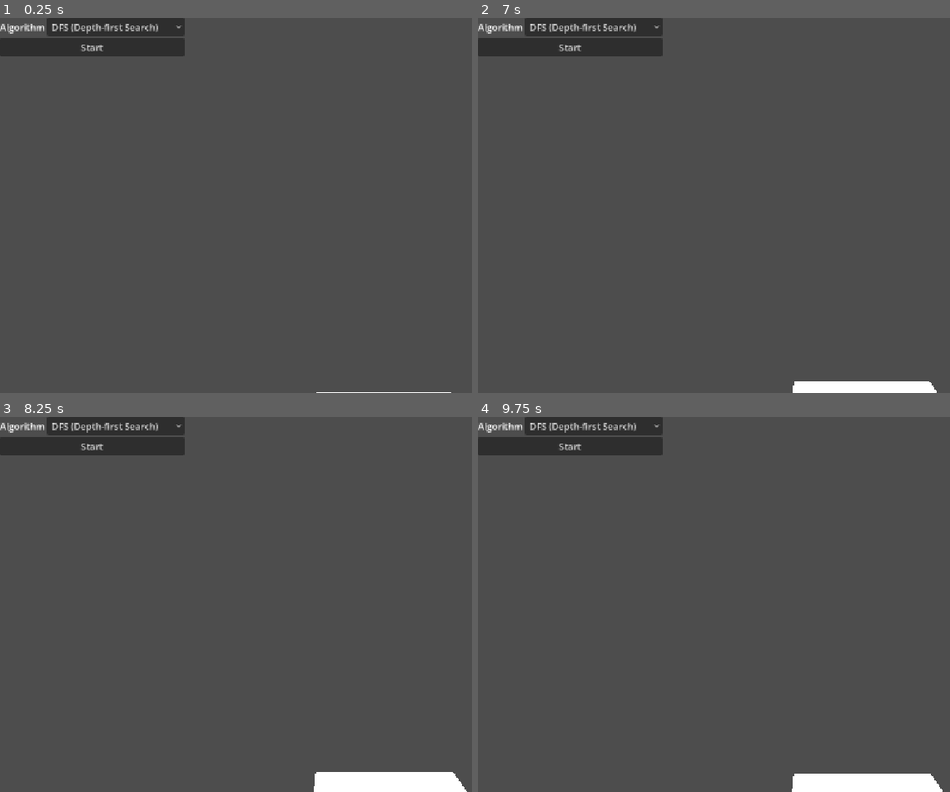
Above: before the commit, frames 1-4 (two rows, left to right).
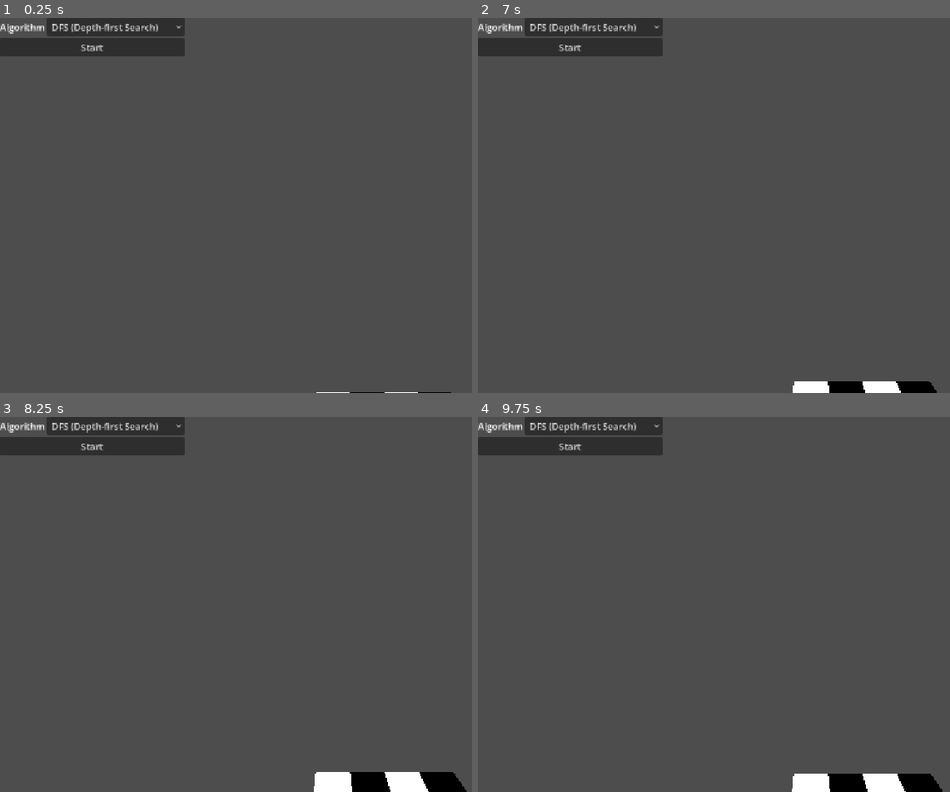
Above: after the commit, the same moments.

Repository: rubedo-red/AI-ICA
Game: Godot game, scene res://pathfinding/pathfinding.tscn
Two runs of this game, one before a commit and one after it. Both use one fixed random seed, a clock stepped at 60 frames per second and the inputs below. The project has no main scene, so this scene is started directly.
Inputs (mouse positions are in pixels of both pictures, inside the frame that each line leads up to):
- Up to frame 1 (0.25 s): no input
- Up to frame 2 (7 s): click "Start" at 0.5 s; click "Start" at 1.25 s; click "DFS (Depth-first Search)" at 2 s; click "DFS (Depth-first Search)" at 2.75 s; click "DFS (Depth-first Search)" at 3.5 s; click "Start" at 4.25 s; tap Enter at 5, 6.5 s; move the mouse to (outside the picture) at 5.02 s; hold Right mouse button (camera_player_3d_look) 5.03-5.78 s; click (outside the picture) at 5.17 s; tap Space at 5.75 s; move the mouse to (775, 205) at 5.77 s; tap S (camera_player_3d_move_backwards) at 5.85 s; click (775, 205) at 5.92 s; move the mouse to (879, 123) at 6.52 s; hold Q (camera_player_3d_move_downwards) from 6.53 s (still down); click (879, 123) at 6.67 s
- Up to frame 3 (8.25 s): move the mouse to (297, 679) at 7.27 s; release Q (camera_player_3d_move_downwards) at 7.28 s; tap W (camera_player_3d_move_forwards) at 7.35 s; click (297, 679) at 7.42 s; tap Space at 8 s; move the mouse to (outside the picture) at 8.02 s; tap A (camera_player_3d_move_leftwards) at 8.1 s; click (outside the picture) at 8.17 s
- Up to frame 4 (9.75 s): tap Enter at 8.75 s; move the mouse to (610, 548) at 8.77 s; tap D (camera_player_3d_move_rightwards) at 8.85 s; click (610, 548) at 8.92 s; tap Space at 9.5 s; move the mouse to (846, 604) at 9.52 s; hold E (camera_player_3d_move_upwards) from 9.53 s (still down); click (846, 604) at 9.67 s

The runs differ from the first frame. In frame 1, less than 0.1% of the frame differs, in the area x 74-96%, y 99-100%; in frame 2, 0.5%; in frame 3, 0.8%, in the area x 74-99%, y 94-100%; in frame 4, 0.7%.
Error after the commit: Out of bounds get index '17' (on base: 'Array[Sprite3D]') (res://pathfinding/grid.gd:67)

Commit message:
Minor edits and additions

Diff:
--- a/pathfinding/creeps/creep.gd
+++ b/pathfinding/creeps/creep.gd
@@ -1,3 +1,21 @@
 extends CharacterBody3D
 
 enum Pathfinding_Algorithm { DFS, BFS, DIJKSTRA, ASTAR }
+
+@export var active_algorithm: Pathfinding_Algorithm = Pathfinding_Algorithm.DFS
+
+
+func run_dfs(grid: PathfindingGrid3D) -> bool:
+	return false
+
+
+func run_bfs(grid: PathfindingGrid3D) -> bool:
+	return false
+
+
+func run_dijkstra(grid: PathfindingGrid3D) -> bool:
+	return false
+
+
+func run_astar(grid: PathfindingGrid3D) -> bool:
+	return false
--- a/pathfinding/grid.gd
+++ b/pathfinding/grid.gd
@@ -15,13 +15,12 @@
 
 # Called when the node enters the scene tree for the first time.
 func _ready() -> void:
-	var loop_counter_i: int = 0
+	var flip_flop: bool = false
 	for i: int in grid_size.y:
-		var loop_counter_j: int = 0
 		for j: int in grid_size.x:
 			var cell: Sprite3D = Sprite3D.new()
 
-			if false:
+			if !flip_flop:
 				cell.set_texture(cell_texture_2)
 			else:
 				cell.set_texture(cell_texture_1)
@@ -29,19 +28,58 @@
 
 			cell.rotate_x(deg_to_rad(90))
 
-			cell.position.x = loop_counter_j * -cell_size
-			cell.position.z = loop_counter_i * -cell_size
+			cell.position.x = j * -cell_size
+			cell.position.z = i * -cell_size
 
 			cells.append(cell)
 			add_child(cell)
 
-			loop_counter_j += 1
+			flip_flop = !flip_flop
 
-		loop_counter_i += 1
+		flip_flop = !flip_flop
+
+	var tmp_cells: Array[Sprite3D] = get_cells_in_column(2)
+	print(tmp_cells.size())
+	#for i: int in tmp_cells.size():
+		#print(tmp_cells[i].get_texture())
 
 	pass # Replace with function body.
 
 
-# Called every frame. 'delta' is the elapsed time since the previous frame.
-func _process(delta: float) -> void:
-	pass
+## Creates a new grid of the size.
+## Returns false if the new grid could not be created.
+func create_grid(new_grid_size: Vector2i) -> bool:
+
+
+	return false
+
+
+func get_cells_in_column(column: int) -> Array[Sprite3D]:
+	var cell_array: Array[Sprite3D] = []
+
+	if column < 0 or column >= grid_size.x:
+		push_error("Requested column is out of grid bounds :(")
+		return cell_array
+
+	var array_offset: int = column
+	for i: int in grid_size.y:
+		# TODO: Below gives out of bounds error from line 41
+		cell_array.append(cells[i + array_offset])
+		# Skip to the first
+		array_offset += grid_size.x
+
+	return cell_array
+
+
+func get_cells_in_row(row: int) -> Array[Sprite3D]:
+	var cell_array: Array[Sprite3D] = []
+
+	if row < 0 or row >= grid_size.y:
+		push_error("Requested row is out of grid bounds :(")
+		return cell_array
+
+	var array_offset: int = grid_size.x * row
+	for i: int in grid_size.x:
+		cell_array.append(cells[i + array_offset])
+
+	return cell_array
